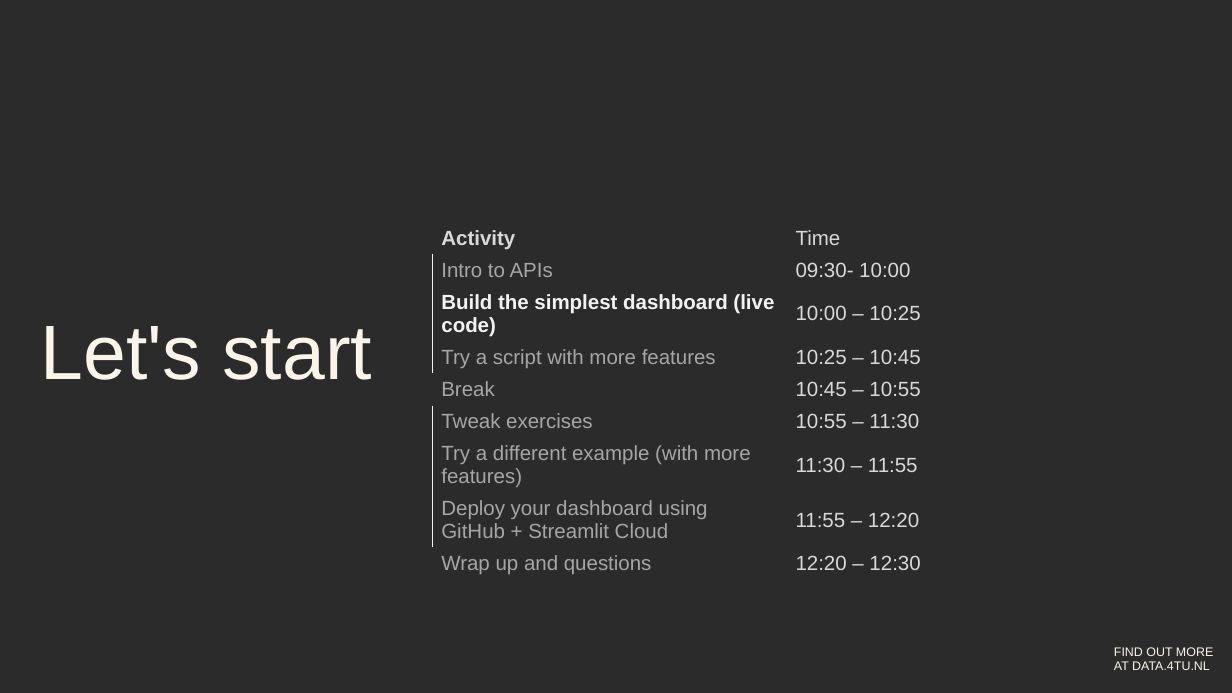
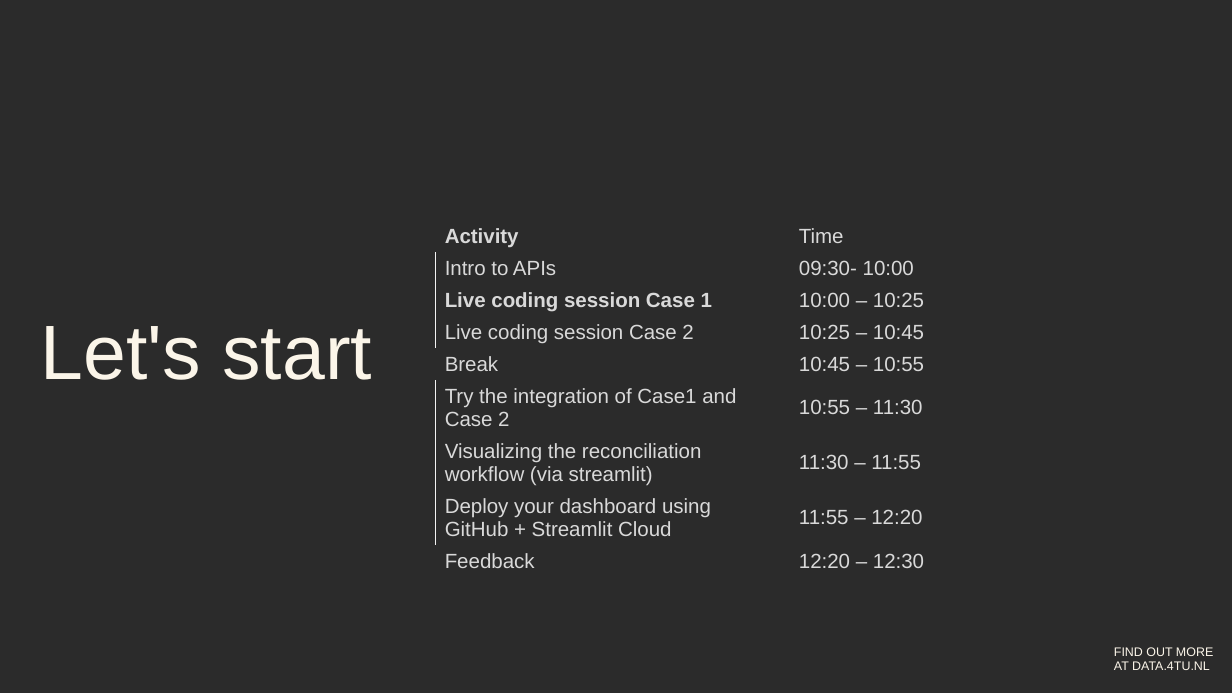
Before and after one commit to 4TUResearchData-Carpentries/API_use_case_PURE_4TU_sync, a slide deck: slide 12 of Lesson_development/Presentations/Workshop_API_sync_PURE_WUR.pptx (slide 14 before the commit). Drawn at 1232x693 pixels with LibreOffice and Linux fonts; fonts in the diff are those of the drawing; background and template pictures are left out; a plain dark background stands for a picture behind light text. Boxes give left, top, right and bottom in pixels: in the first picture for what was removed or moved away, otherwise in the second. Text is boxed around its words. In the diff, an @@ line names an element or a change of style, - is before the commit and + after.

```diff
--- a/Lesson_development/Presentations/Workshop_API_sync_PURE_WUR.pptx
+++ b/Lesson_development/Presentations/Workshop_API_sync_PURE_WUR.pptx
@@ table at [435,220,1143,599] @@
-row 3, column 1: Build the simplest dashboard (live code)
+row 3, column 1: Live coding session Case 1
-row 4, column 1: Try a script with more features
+row 4, column 1: Live coding session Case 2
-row 6, column 1: Tweak exercises
+row 6, column 1: Try the integration of Case1 and Case 2
-row 7, column 1: Try a different example (with more features)
+row 7, column 1: Visualizing the reconciliation workflow (via streamlit)
-row 9, column 1: Wrap up and questions
+row 9, column 1: Feedback
@@ text colour #A6A6A6 to #D9D9D9 in "Intro to APIs", "Break", "Deploy your dashboard using GitHub + Streamlit ..." @@
```
Also in this commit, not shown: 4 other slides changed, 2 slides added, 2 slides removed, 6 other files.
